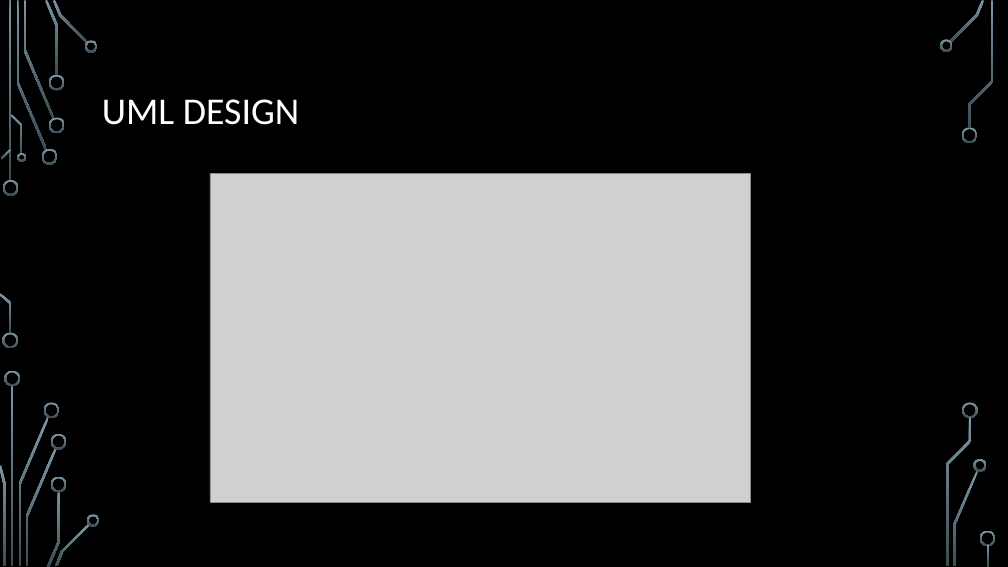
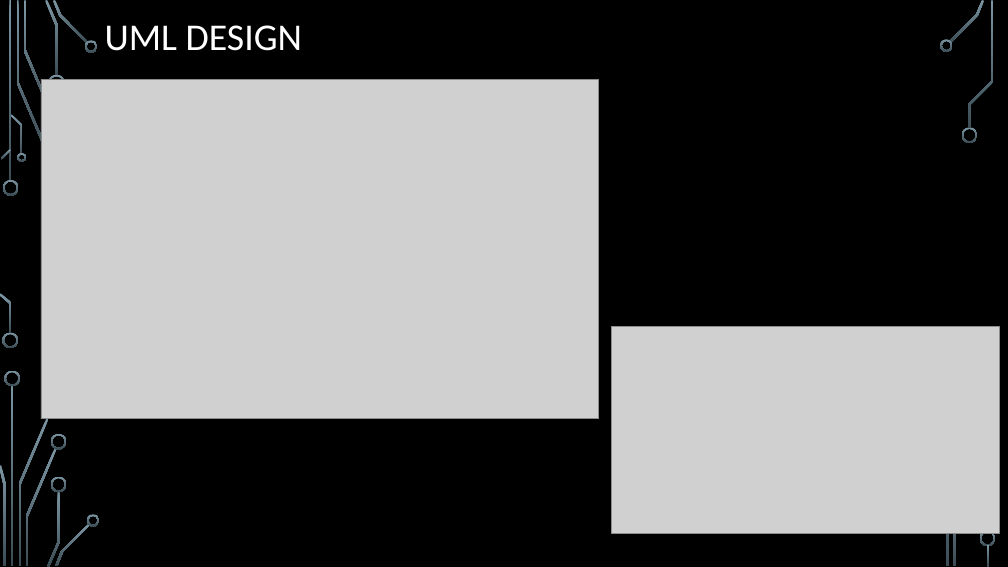
Before and after one commit to RedwanAlbadawi/CS5551_ASE, a slide deck: slide 3 of Design Patterns/Command Design Pattern.pptx. Drawn at 1008x567 pixels with LibreOffice and Linux fonts; fonts in the diff are those of the drawing; grey boxes stand for pictures; background and template pictures are left out. Boxes give left, top, right and bottom in pixels: in the first picture for what was removed or moved away, otherwise in the second. Text is boxed around its words. In the diff, an @@ line names an element or a change of style, - is before the commit and + after.

```diff
--- a/Design Patterns/Command Design Pattern.pptx
+++ b/Design Patterns/Command Design Pattern.pptx
@@ title "UML DESIGN": place and size @@
-title "UML DESIGN" at (102, 99, 299, 125)
+title "UML DESIGN" at (105, 25, 302, 51)
@@ picture: place and size @@
-picture at (210, 173, 750, 502)
+picture at (41, 79, 599, 419)
@@ freeform shape removed at (48, 117, 64, 133) @@
@@ picture added at (612, 326, 1000, 533) @@
@@ freeform shape removed at (963, 402, 979, 418) @@
@@ freeform shape removed at (974, 459, 987, 472) @@
```
